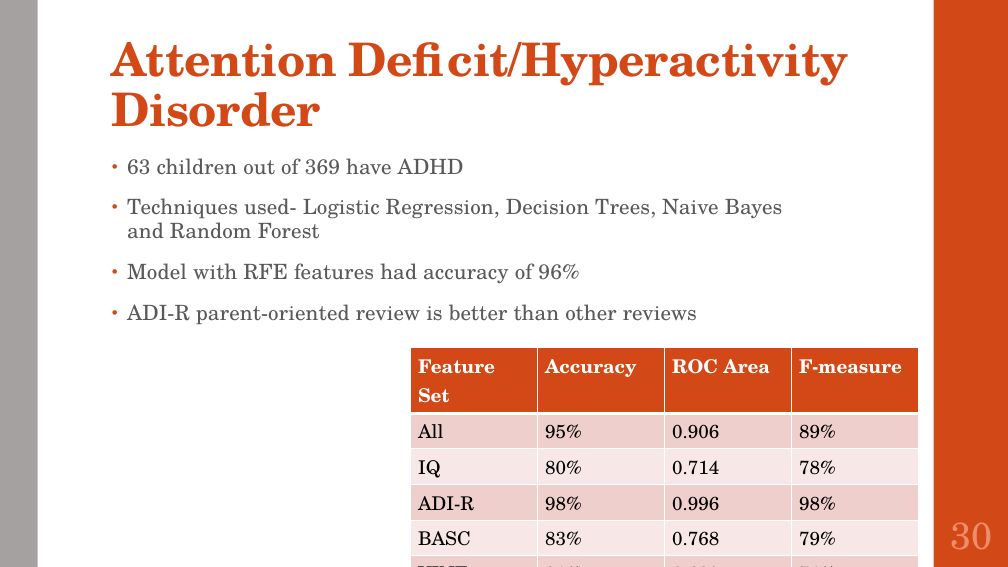
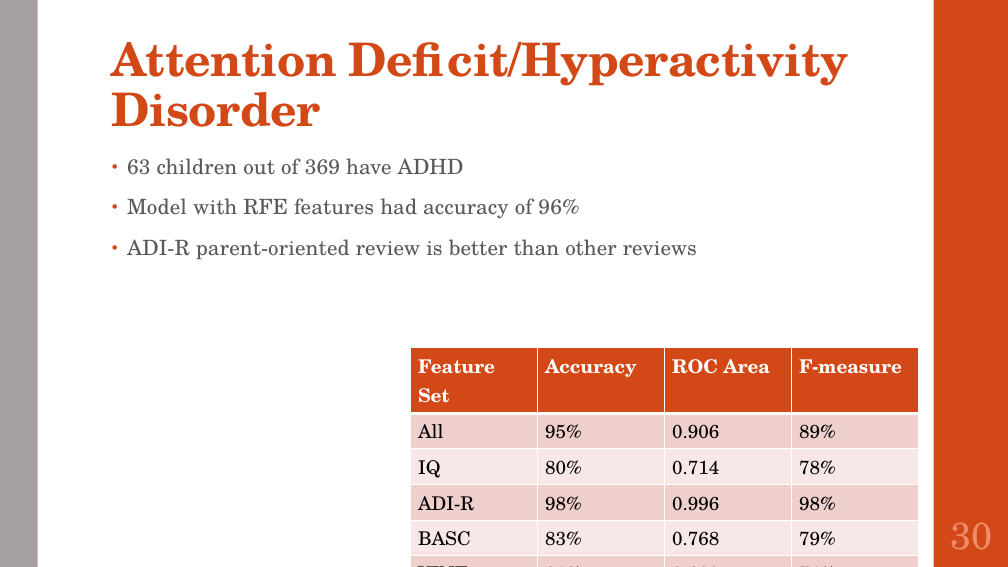
Before and after one commit to SirichandanaSambatur/CADDC, a slide deck: slide 30 of FinalReport.pptx. Drawn at 1008x567 pixels with LibreOffice and Linux fonts; fonts in the diff are those of the drawing. Boxes give left, top, right and bottom in pixels: in the first picture for what was removed or moved away, otherwise in the second. Text is boxed around its words. In the diff, an @@ line names an element or a change of style, - is before the commit and + after.

```diff
--- a/FinalReport.pptx
+++ b/FinalReport.pptx
@@ text at (127, 198, 783, 239): paragraph removed @@
-• Techniques used- Logistic Regression, Decision Trees, Naive Bayes and Random Forest
```
Also in this commit, not shown: 10 other slides changed, 1 other file.
